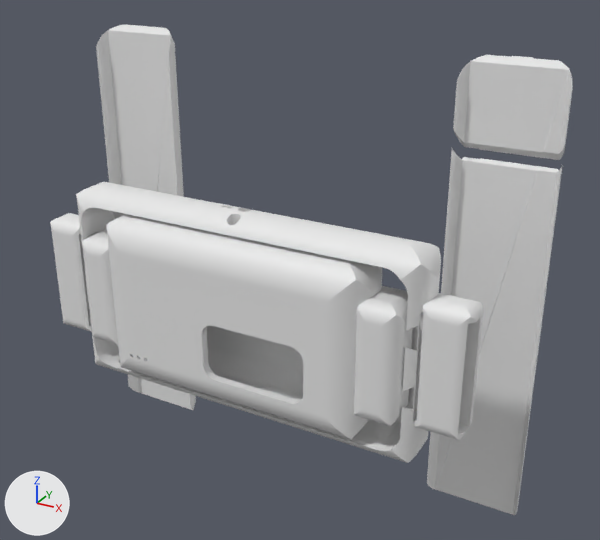
A saved change to the glTF model models/assembly.glb.
One viewpoint serves both versions: a 50 mm lens placed at (87.3, -140.5, 80.1), pointed at (6.0, 7.3, 6.1). Lighting does not change. The marker at lower left points along +X, +Y and +Z. The first picture is the older version.

The older version as bpy lines, for what is in view:
```python
me_band_a = bpy.data.meshes.new('BAND_A')
me_band_a.from_pydata(...)  # 1194 vertices, 2380 faces; spans x -57.0..-35.0, y 18.3..25.2, z -53.2..53.2
me_band_b = bpy.data.meshes.new('BAND_B')
me_band_b.from_pydata(...)  # 1194 vertices, 2380 faces; spans x 35.0..57.0, y 18.3..25.2, z -53.2..53.2
me_case_bot = bpy.data.meshes.new('CASE_BOT')
me_case_bot.from_pydata(...)  # 2630 vertices, 5308 faces; spans x -38.5..38.5, y -9.4..-1.2, z -19.5..19.5
me_case_top = bpy.data.meshes.new('CASE_TOP')
me_case_top.from_pydata(...)  # 2348 vertices, 4708 faces; spans x -38.5..38.5, y -16.2..-4.7, z -19.5..19.5
me_frame = bpy.data.meshes.new('FRAME')
me_frame.from_pydata(...)  # 2144 vertices, 4320 faces; spans x -51.0..51.0, y -12.4..0.0, z -23.2..23.2
ob_band_a = bpy.data.objects.new('BAND_A', me_band_a)
ob_band_a.location = (0.0, 0.0, 0.0)
ob_band_b = bpy.data.objects.new('BAND_B', me_band_b)
ob_band_b.location = (0.0, 0.0, 0.0)
ob_case_bot = bpy.data.objects.new('CASE_BOT', me_case_bot)
ob_case_bot.location = (0.0, 0.0, 0.0)
ob_case_top = bpy.data.objects.new('CASE_TOP', me_case_top)
ob_case_top.location = (0.0, 0.0, 0.0)
ob_frame = bpy.data.objects.new('FRAME', me_frame)
ob_frame.location = (0.0, 0.0, 0.0)
```
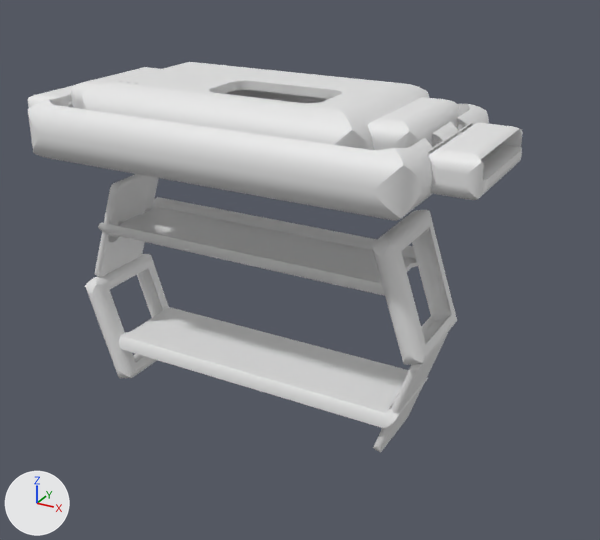
Changed parts and their boxes [x1, y1, x2, y2] in the pictures (600 x 540 px):
'CASE_TOP', moved, turned
    before: [82, 214, 409, 439]
    after: [71, 62, 459, 150]
'BAND_B', reshaped (148% wider, 57% shorter)
    before: [427, 55, 573, 515]
    after: [85, 254, 448, 453]
'FRAME', reshaped
    before: [50, 182, 483, 463]
    after: [28, 85, 523, 221]
'BAND_A', reshaped (260% wider, 50% shorter)
    before: [96, 25, 196, 410]
    after: [94, 174, 457, 365]
'CASE_BOT', reshaped (mostly hidden)
    before: [99, 229, 416, 422]
    after: [225, 92, 457, 154]
part 4 of me_band_a, added
    after: [94, 174, 457, 365]
part 5 of me_band_a, deleted
    before: [96, 25, 196, 410]
part 6 of me_band_b, added
    after: [85, 254, 448, 453]
part 7 of me_band_b, deleted
    before: [427, 55, 573, 515]

What the commit changed:
me_case_top is used by ob_case_top; location (0.0, 0.0, 0.0).
me_case_top had 2348 vertices, 4708 faces and spanned x -38.5..38.5, y -16.2..-4.7, z -19.5..19.5.
me_case_top now has 2348 vertices, 4708 faces and spans x -38.5..38.5, y -19.5..19.5, z 36.5..48.0.
me_case_top part 1: the whole mesh is turned -90 degrees about the x axis through its middle, then moved by (0.0, 10.5, 42.3).
me_case_bot is used by ob_case_bot; location (0.0, 0.0, 0.0).
me_case_bot had 2630 vertices, 5308 faces and spanned x -38.5..38.5, y -9.4..-1.2, z -19.5..19.5.
me_case_bot now has 2629 vertices, 5306 faces and spans x -38.5..38.5, y -19.5..19.5, z 33.0..41.2.
me_case_bot part 2: 2630 vertices removed from x -38.5..38.5, y -9.4..-1.2, z -19.5..19.5; 2629 vertices added at x -38.5..38.5, y -19.5..19.5, z 33.0..41.2.
me_frame is used by ob_frame; location (0.0, 0.0, 0.0).
me_frame had 2144 vertices, 4320 faces and spanned x -51.0..51.0, y -12.4..0.0, z -23.2..23.2.
me_frame now has 2116 vertices, 4264 faces and spans x -51.0..51.0, y -23.2..23.2, z 31.8..44.2.
me_frame part 3: 2144 vertices removed from x -51.0..51.0, y -12.4..0.0, z -23.2..23.2; 2116 vertices added at x -51.0..51.0, y -23.2..23.2, z 31.8..44.2.
me_band_a is used by ob_band_a; location (0.0, 0.0, 0.0).
me_band_a had 1194 vertices, 2380 faces and spanned x -57.0..-35.0, y 18.3..25.2, z -53.2..53.2.
me_band_a now has 3022 vertices, 6064 faces and spans x -40.8..41.7, y -11.0..11.0, z -0.5..24.4.
me_band_a part 4: 3022 vertices added at x -40.8..41.7, y -11.0..11.0, z -0.5..24.4.
me_band_a part 5: 1194 vertices removed from x -57.0..-35.0, y 18.3..25.2, z -53.2..53.2.
me_band_b is used by ob_band_b; location (0.0, 0.0, 0.0).
me_band_b had 1194 vertices, 2380 faces and spanned x 35.0..57.0, y 18.3..25.2, z -53.2..53.2.
me_band_b now has 3022 vertices, 6064 faces and spans x -41.7..40.8, y -11.0..11.0, z -24.4..0.5.
me_band_b part 6: 3022 vertices added at x -41.7..40.8, y -11.0..11.0, z -24.4..0.5.
me_band_b part 7: 1194 vertices removed from x 35.0..57.0, y 18.3..25.2, z -53.2..53.2.
